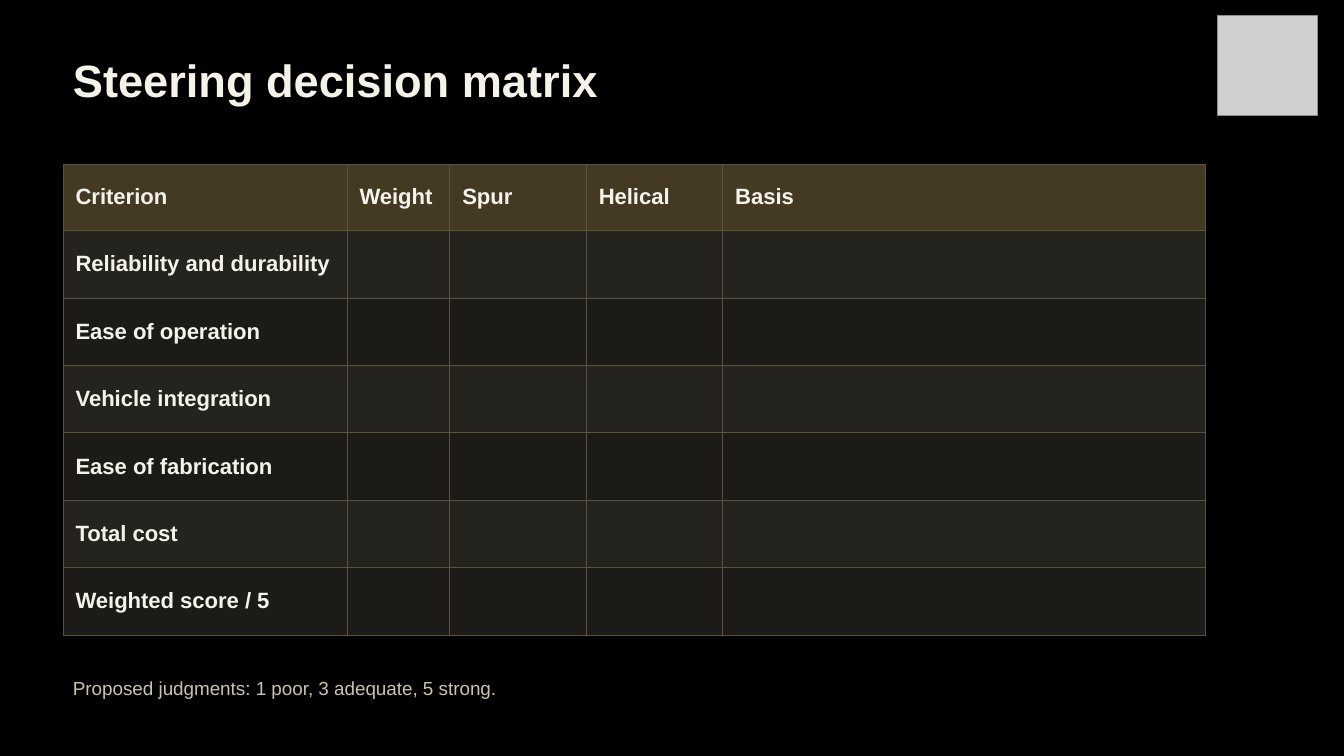
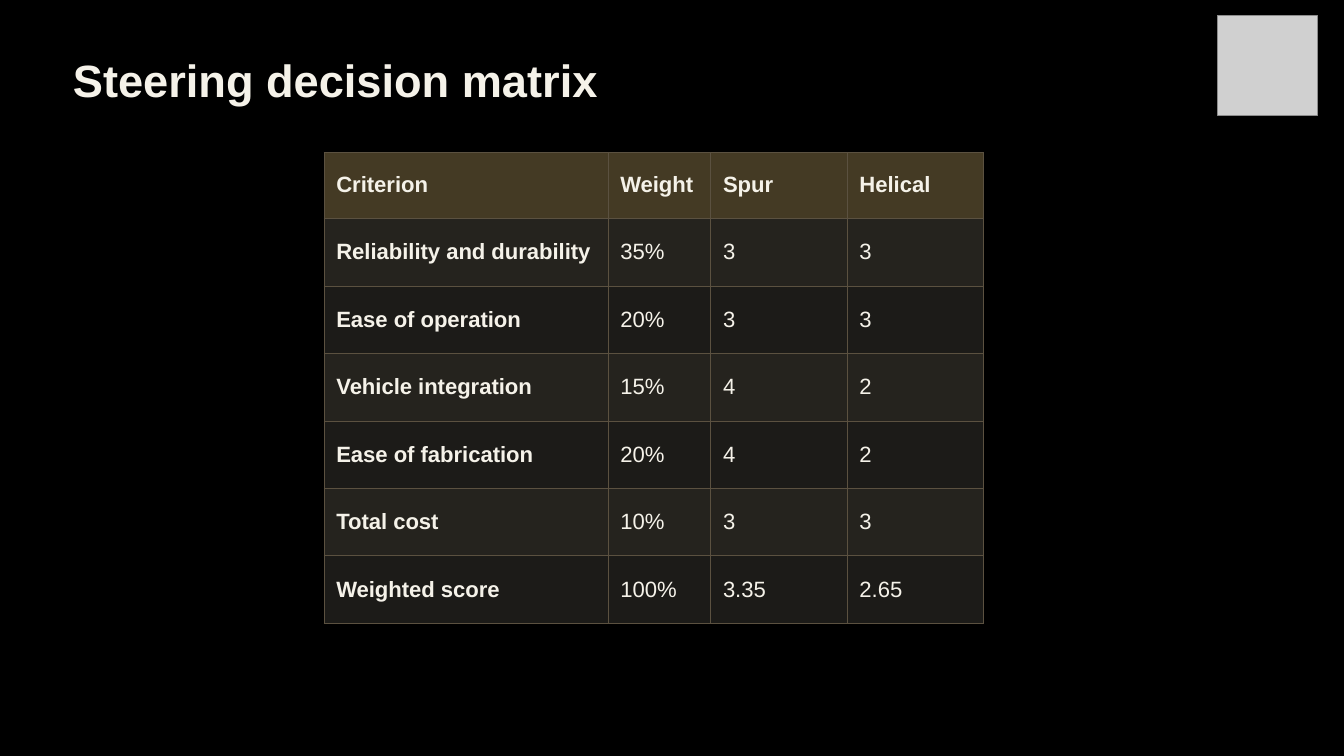
Before and after one commit to Polowater123/Aggie-Baja-Controls-The-A.B.C.-, a slide deck: slide 11 of PDR Draft.pptx. Drawn at 1344x756 pixels with LibreOffice and Linux fonts; fonts in the diff are those of the drawing; grey boxes stand for pictures. Boxes give left, top, right and bottom in pixels: in the first picture for what was removed or moved away, otherwise in the second. Text is boxed around its words. In the diff, an @@ line names an element or a change of style, - is before the commit and + after.

```diff
--- a/PDR Draft.pptx
+++ b/PDR Draft.pptx
@@ table at bbox=[324, 152, 983, 623] @@
-column 1: Criterion | Reliability and durability | Ease of operation | Vehicle integration | Ease of fabrication | Total cost | Weighted score / 5
-column 2: Weight |  |  |  |  |  | 
-column 3: Spur |  |  |  |  |  | 
-column 4: Helical |  |  |  |  |  | 
-column 5: Basis |  |  |  |  |  | 
+column 1: Criterion | Reliability and durability | Ease of operation | Vehicle integration | Ease of fabrication | Total cost | Weighted score
+column 2: Weight | 35% | 20% | 15% | 20% | 10% | 100%
+column 3: Spur | 3 | 3 | 4 | 4 | 3 | 3.35
+column 4: Helical | 3 | 3 | 2 | 2 | 3 | 2.65
@@ table: place and size @@
-table at bbox=[63, 164, 1205, 635]
+table at bbox=[324, 152, 983, 623]
@@ text removed at bbox=[73, 681, 497, 699] @@
-Proposed judgments: 1 poor, 3 adequate, 5 strong.
```
Also in this commit, not shown: 6 other slides changed, 2 slides added, 3 slides removed.
